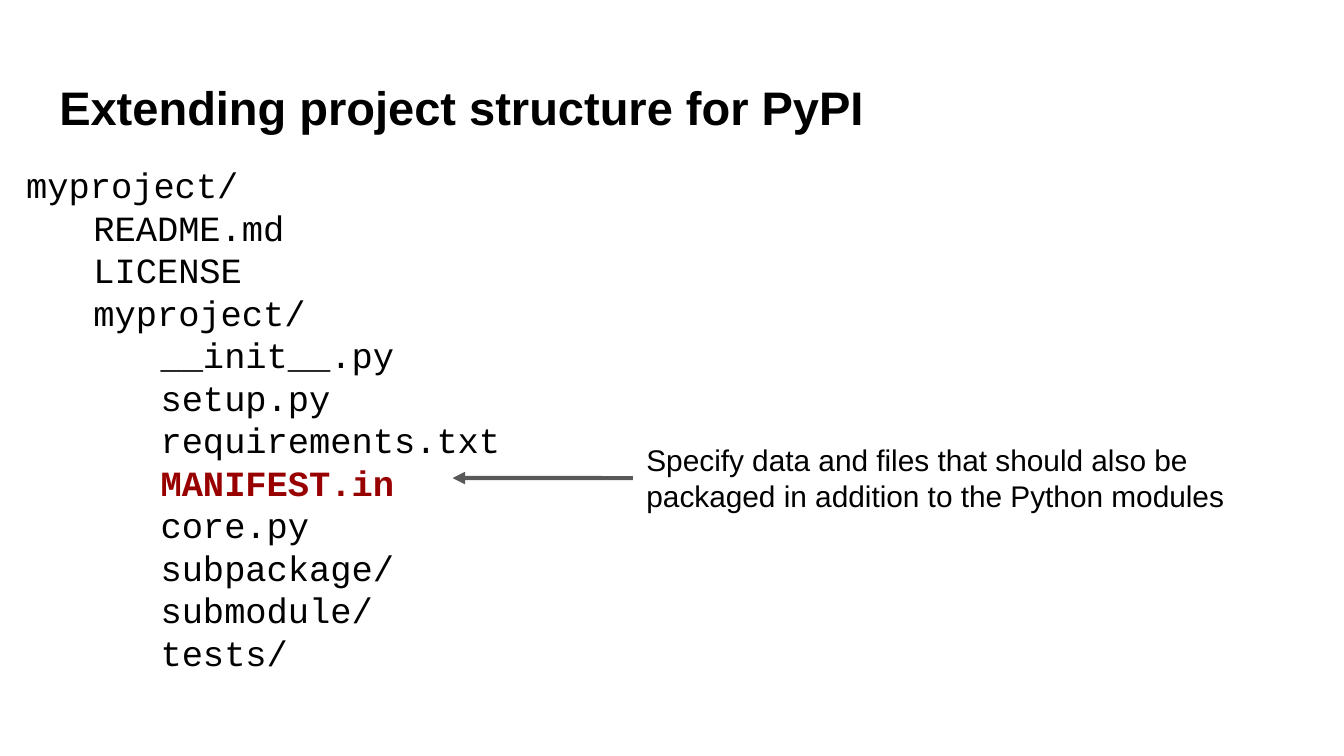
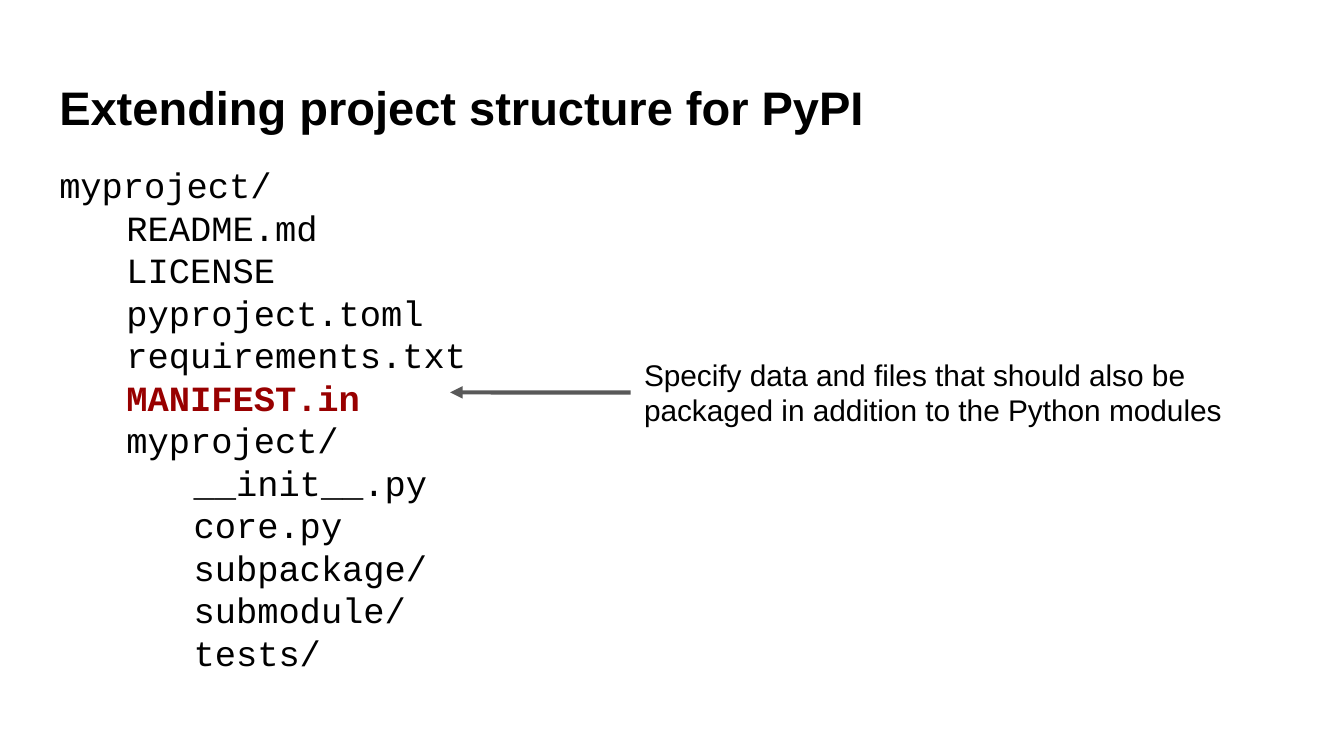
Before and after one commit to UWDATA515/lecture-materials, a slide deck: slide 9 of 09/DATA515_09_Packages.pptx (slide 7 before the commit). Drawn at 1344x756 pixels with LibreOffice and Linux fonts; fonts in the diff are those of the drawing; background and template pictures are left out. Boxes give left, top, right and bottom in pixels: in the first picture for what was removed or moved away, otherwise in the second. Text is boxed around its words. In the diff, an @@ line names an element or a change of style, - is before the commit and + after.

```diff
--- a/09/DATA515_09_Packages.pptx
+++ b/09/DATA515_09_Packages.pptx
@@ text "myproject/": place and size @@
-text "myproject/" at <box>26,173,501,667</box>
+text "myproject/" at <box>59,173,466,667</box>
@@ text at <box>126,301,466,412</box>: paragraphs added @@
+pyproject.toml
+requirements.txt
+MANIFEST.in
@@ text "Specify data and files that ...": place and size @@
-text "Specify data and files that ..." at <box>646,449,1224,512</box>
+text "Specify data and files that ..." at <box>644,364,1222,427</box>
@@ text at <box>161,387,501,497</box>: paragraphs removed @@
-setup.py
-requirements.txt
-MANIFEST.in
@@ arrow moved from (633, 478) - (453, 478) to (630, 392) - (450, 392) @@
```
Also in this commit, not shown: 4 other slides changed, 2 slides added, 10 other files.
